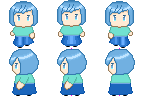
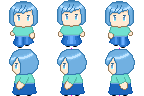
Before/after of a 144x96 layered artwork. What changed in the layer stack:
added group "Drawing" (1st of 6, in "Left_3") with 2 layers in group "Left_3" over [left=116, top=77, right=128, bottom=90]
added layer "Arm" in group "Drawing" over [left=116, top=77, right=128, bottom=90]
renamed "Drawing" to "Base", moved it into group "Drawing" over [left=116, top=77, right=128, bottom=90]
